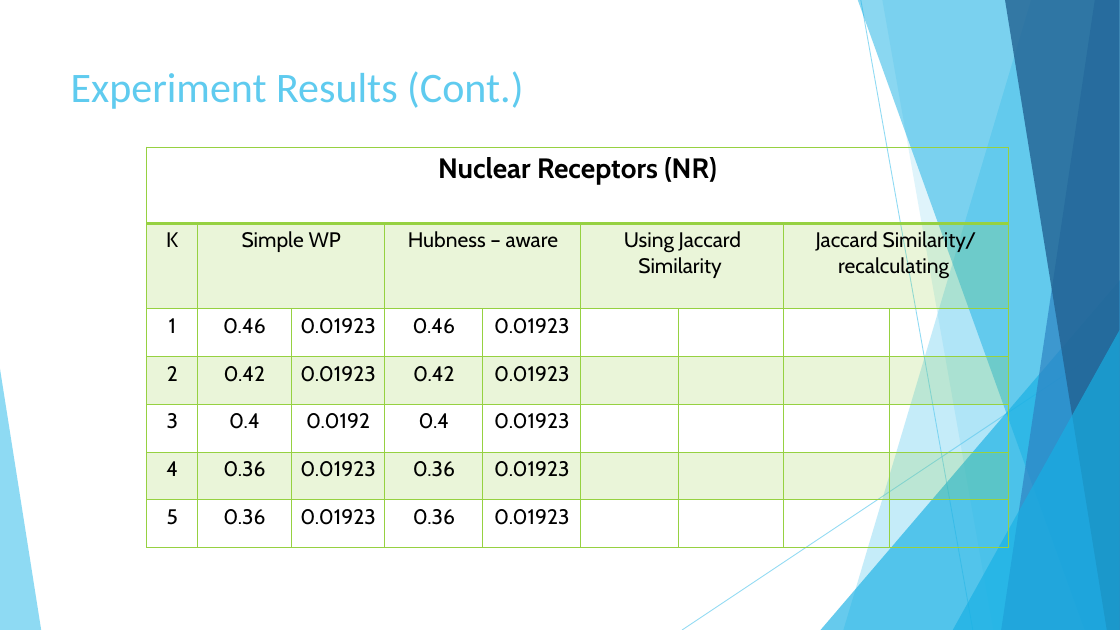
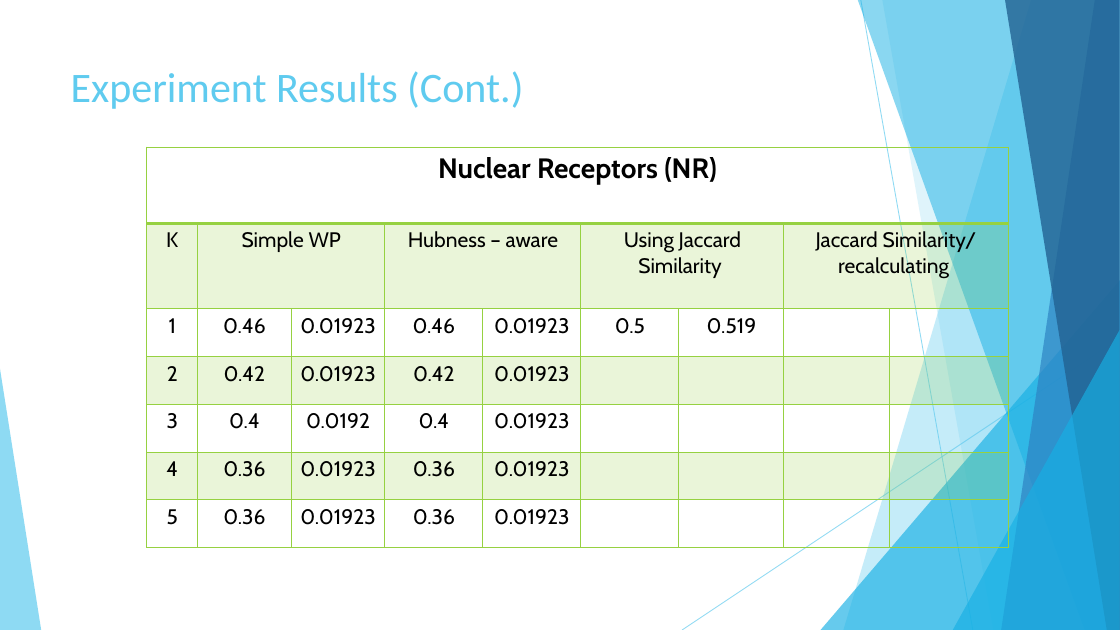
Before and after one commit to AbdullahAlZoabi/Drug-Target-Interaction-Prediction, a slide deck: slide 25 of Drug-Target Interaction Prediction.pptx. Drawn at 1120x630 pixels with LibreOffice and Linux fonts; fonts in the diff are those of the drawing. Boxes give left, top, right and bottom in pixels: in the first picture for what was removed or moved away, otherwise in the second. Text is boxed around its words. In the diff, an @@ line names an element or a change of style, - is before the commit and + after.

```diff
--- a/Drug-Target Interaction Prediction.pptx
+++ b/Drug-Target Interaction Prediction.pptx
@@ table at [147, 147, 1008, 545] @@
-row 3, column 6: 
+row 3, column 6: 0.5
-row 3, column 7: 
+row 3, column 7: 0.519
```
Also in this commit, not shown: 3 other files.
